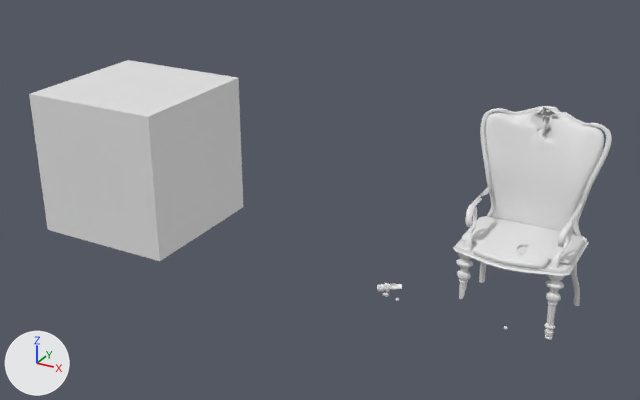
Two versions of the Blender file models/present/chair_broken.blend, one commit apart.
Camera for both pictures: a 50 mm lens placed at (1.5, -4.56, 2.72), pointed at (-1.01, 0.0, 0.45). Arrows for +X, +Y and +Z are at lower left; the lights stay in place. The picture after the commit comes second.

In view in the first picture: 'BézierCurve - backing_broken', 'BézierCurve - backing_cushion._LP', 'Reference cube', 'arm_l_front_LP_broken', 'arm_r_front_LP_broken', 'chair_base', 'chair_base_cushion._LP', 'leg_l_back', 'leg_l_front', 'leg_r_back', 'leg_r_front_broken_bottom', 'leg_r_front_broken_top'.
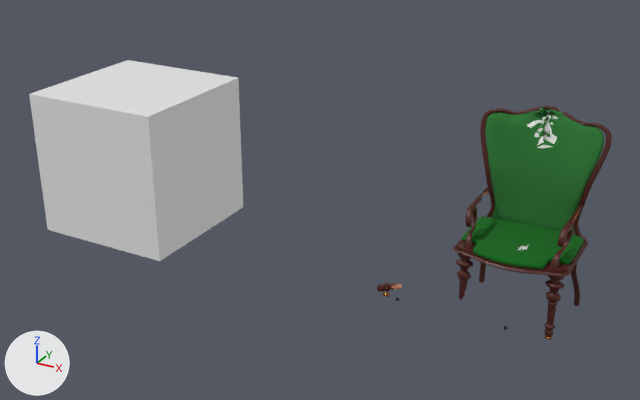
Not visible in the pictures: part 4 of me_béziercurve_007, part 5 of me_béziercurve_007, part 8 of me_béziercurve_008.

Changed parts and their boxes [x1, y1, x2, y2] in the pictures (640 x 400 px; the box of a moved part takes in the faces that stretch with it):
'BézierCurve - backing_cushion._LP', recoloured (white to dark green): [486, 107, 604, 233] in both
'chair_base_cushion._LP', recoloured (white to dark green): [462, 217, 584, 269] in both
'chair_base', recoloured: [453, 216, 589, 277] in both
'leg_l_front', recoloured (white to dark red): [544, 275, 564, 337] in both
'BézierCurve - backing_cushion._LP_filling', added: after [527, 114, 558, 148]
'leg_l_back', recoloured (white to dark red): [571, 263, 580, 306] in both
'leg_r_back', recoloured: [479, 262, 486, 283] in both
part 1 of me_cylinder_004, recoloured (white to dark red): [456, 253, 473, 300] in both
part 2 of me_cylinder_009, recoloured: [377, 283, 402, 292] in both
part 3 of me_béziercurve_007, moved or reshaped: before [549, 106, 567, 113]; after [554, 107, 567, 114]
part 6 of me_béziercurve_007, recoloured: [480, 106, 612, 237] in both
part 7 of me_béziercurve_008, reshaped: after [565, 203, 583, 226]
part 9 of me_béziercurve_008, recoloured (white to dark red): [549, 225, 573, 268] in both
part 10 of me_béziercurve_009, added: after [470, 186, 492, 207]
part 11 of me_béziercurve_009, recoloured (white to dark red): [464, 205, 477, 249] in both

Edits to the bpy script that builds the scene:
```text
Change me_cube:
    where me_cube.from_pydata(...)  # 212 vertices, 214 faces; spans x -1.04..1.04, y -1.34..1.34, z -0.07..0.08
    remove me_cube.materials.append(mat_material)  # white #e7e7e7
    add me_cube.materials.append(mat_wood)  # dark red #4a1609
Change me_cylinder:
    where me_cylinder.from_pydata(...)  # 536 vertices, 530 faces; spans x -1.5..1.5, y -1.5..1.5, z -14.6..0.7
    add me_cylinder.materials.append(mat_wood)  # dark red #4a1609
Change me_cylinder_003:
    where me_cylinder_003.from_pydata(...)  # 170 vertices, 168 faces; spans x -0.06..0.06, y -0.19..0.26, z -0.91..0.91
    add me_cylinder_003.materials.append(mat_wood)  # dark red #4a1609
Change me_béziercurve_004:
    where me_béziercurve_004.from_pydata(...)  # 741 vertices, 1370 faces; spans x -1.08..1.04, y 0.69..1.54, z 0.07..3.0
    add me_béziercurve_004.materials.append(mat_back_cushion_cover)  # dark green #297331
Change me_cube_003:
    where me_cube_003.from_pydata(...)  # 341 vertices, 493 faces; spans x -0.99..0.98, y -1.29..1.29, z 0.04..0.22
    remove me_cube_003.materials.append(mat_material)  # white #e7e7e7
    add me_cube_003.materials.append(mat_cushion_cover)  # dark green #00650e
Change me_cylinder_004:
    where me_cylinder_004.from_pydata(...)  # 393 vertices, 364 faces; spans x -16.18..-13.22, y -1.48..1.48, z -11.02..0.66
    used by ob_leg_r_front_broken_top; location = (0.57, -0.22, 0.421); scale = (0.0351, 0.0265, 0.0265)
    me_cylinder_004 part 1: 355 of the faces centred in x -15.94..-13.45, y -1.25..1.25, z -10.91..0.66 switch from no material to mat_wood (dark red #4a1609)
    add me_cylinder_004.materials.append(mat_wood_inside)  # brown #974d22
Change me_cylinder_006:
    where me_cylinder_006.from_pydata(...)  # 170 vertices, 168 faces; spans x -1.86..-1.57, y -0.95..-0.57, z -0.91..0.91
    add me_cylinder_006.materials.append(mat_wood)  # dark red #4a1609
Change me_cylinder_009:
    where me_cylinder_009.from_pydata(...)  # 257 vertices, 228 faces; spans x -0.89..0.88, y -0.89..0.88, z -2.57..3.66
    used by ob_leg_r_front_broken_bottom; location = (-0.421, -0.22, 0.078); rotation_euler = (0.0, 1.197, 0.0), in degrees (0, 69, 0); scale = (0.0351, 0.0265, 0.0265)
    me_cylinder_009 part 2: 222 of the faces centred in x -0.76..0.75, y -0.76..0.75, z -2.57..3.64 switch from no material to mat_wood (dark red #4a1609)
    add me_cylinder_009.materials.append(mat_wood_inside)  # brown #974d22
Change me_béziercurve_007:
    used by ob_béziercurve___backing_broken; location = (0.311, -0.038, 0.65); rotation_euler = (0.0, 1.571, 0.0), in degrees (0, 90, 0); scale = (0.24, 0.241, 0.319)
    remove me_béziercurve_007.from_pydata(...)  # 2480 vertices, 2454 faces; spans x -2.18..0.84, y 0.82..1.68, z -1.17..1.17
    add me_béziercurve_007.from_pydata(...)  # 2480 vertices, 2446 faces; spans x -2.18..0.84, y 0.82..1.68, z -1.17..1.17
    me_béziercurve_007 part 3: 1 vertex moved within x -2.1, y 1.52, z 0.21; 91 vertices removed from x -2.18..-1.89, y 1.39..1.68, z 0.0..0.76; 131 vertices added at x -2.17..-1.87, y 1.28..1.67, z 0.08..0.93
    me_béziercurve_007 part 4: 20 vertices removed from x 0.84, y 0.94..1.03, z 0.82..0.91
    me_béziercurve_007 part 5: 20 vertices removed from x 0.84, y 0.94..1.03, z -0.91..-0.82
    me_béziercurve_007 part 6: 2237 faces spanning x -2.18..0.84, y 0.82..1.68, z -1.17..1.17 switch from no material to mat_wood (dark red #4a1609)
    add me_béziercurve_007.materials.append(mat_wood_inside)  # brown #974d22
Change me_béziercurve_008:
    used by ob_arm_l_front_lp_broken; location = (0.572, -0.223, 0.457); rotation_euler = (-1.571, 1.103, -1.571), in degrees (-90, 63, -90); scale = (0.241, 0.241, 0.319)
    remove me_béziercurve_008.from_pydata(...)  # 514 vertices, 621 faces; spans x -1.63..0.04, y -0.29..1.12, z -0.14..0.09
    add me_béziercurve_008.from_pydata(...)  # 691 vertices, 728 faces, 1 loose edge; spans x -1.63..0.04, y -0.29..1.12, z -0.14..0.09
    me_béziercurve_008 part 7: 2 vertices removed from x -1.02..-1.01, y -0.01, z -0.01..0.0; 165 vertices added at x -1.61..-0.95, y -0.07..1.01, z -0.02..0.08
    me_béziercurve_008 part 8: 1 vertex removed from x -0.75, y 0.32, z -0.01; 15 vertices added at x -0.8..-0.71, y 0.3..0.34, z -0.01..0.01
    me_béziercurve_008 part 9: 588 faces spanning x -1.63..0.04, y -0.29..1.12, z -0.14..0.09 switch from no material to mat_wood (dark red #4a1609)
    add me_béziercurve_008.materials.append(mat_wood_inside)  # brown #974d22
Change me_béziercurve_009:
    used by ob_arm_r_front_lp_broken; location = (0.572, -0.223, 0.457); rotation_euler = (-1.571, 1.103, -1.571), in degrees (-90, 63, -90); scale = (0.241, 0.241, 0.319)
    remove me_béziercurve_009.from_pydata(...)  # 514 vertices, 621 faces; spans x -1.63..0.04, y -0.29..1.12, z -1.73..-1.5
    add me_béziercurve_009.from_pydata(...)  # 590 vertices, 656 faces; spans x -1.63..0.04, y -0.29..1.12, z -1.73..-1.5
    me_béziercurve_009 part 10: 76 vertices added at x -1.48..-1.19, y 0.31..0.82, z -1.7..-1.62
    me_béziercurve_009 part 11: 559 faces spanning x -1.63..0.04, y -0.29..1.12, z -1.73..-1.5 switch from no material to mat_wood (dark red #4a1609)
    add me_béziercurve_009.materials.append(mat_wood_inside)  # brown #974d22
Add ob_béziercurve___backing_cushion__lp_filling:
    ob_béziercurve___backing_cushion__lp_filling = bpy.data.objects.new('BézierCurve - backing_cushion._LP_filling', me_béziercurve_010)  # 741 vertices, 1379 faces; spans x -0.95..1.0, y 0.71..1.46, z 0.27..2.87; in mat_back_cusion_filling (white #e7e7e7)
    ob_béziercurve___backing_cushion__lp_filling.location = (0.311, -0.011, 0.45)
    ob_béziercurve___backing_cushion__lp_filling.scale = (0.319, 0.241, 0.24)
```
